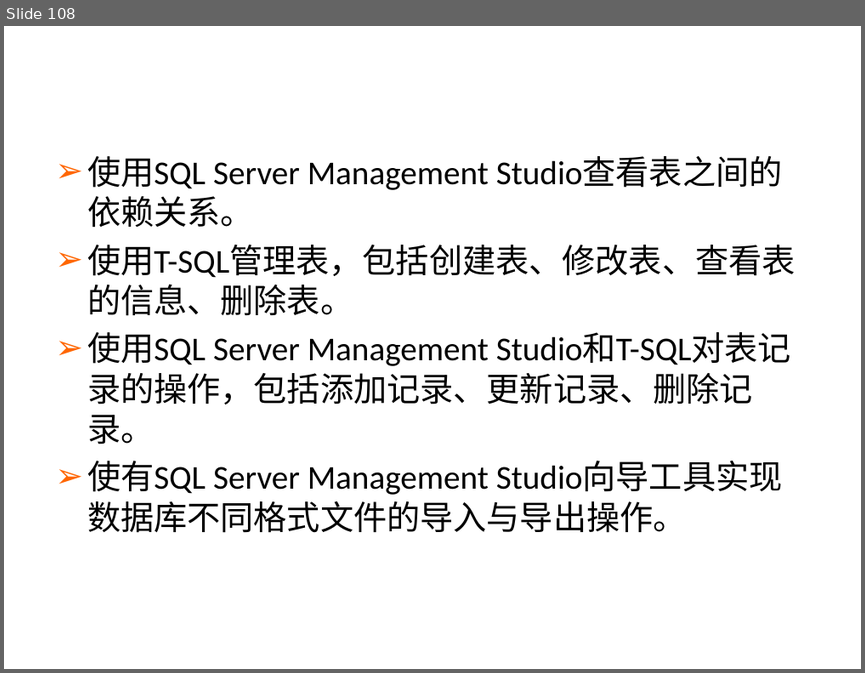
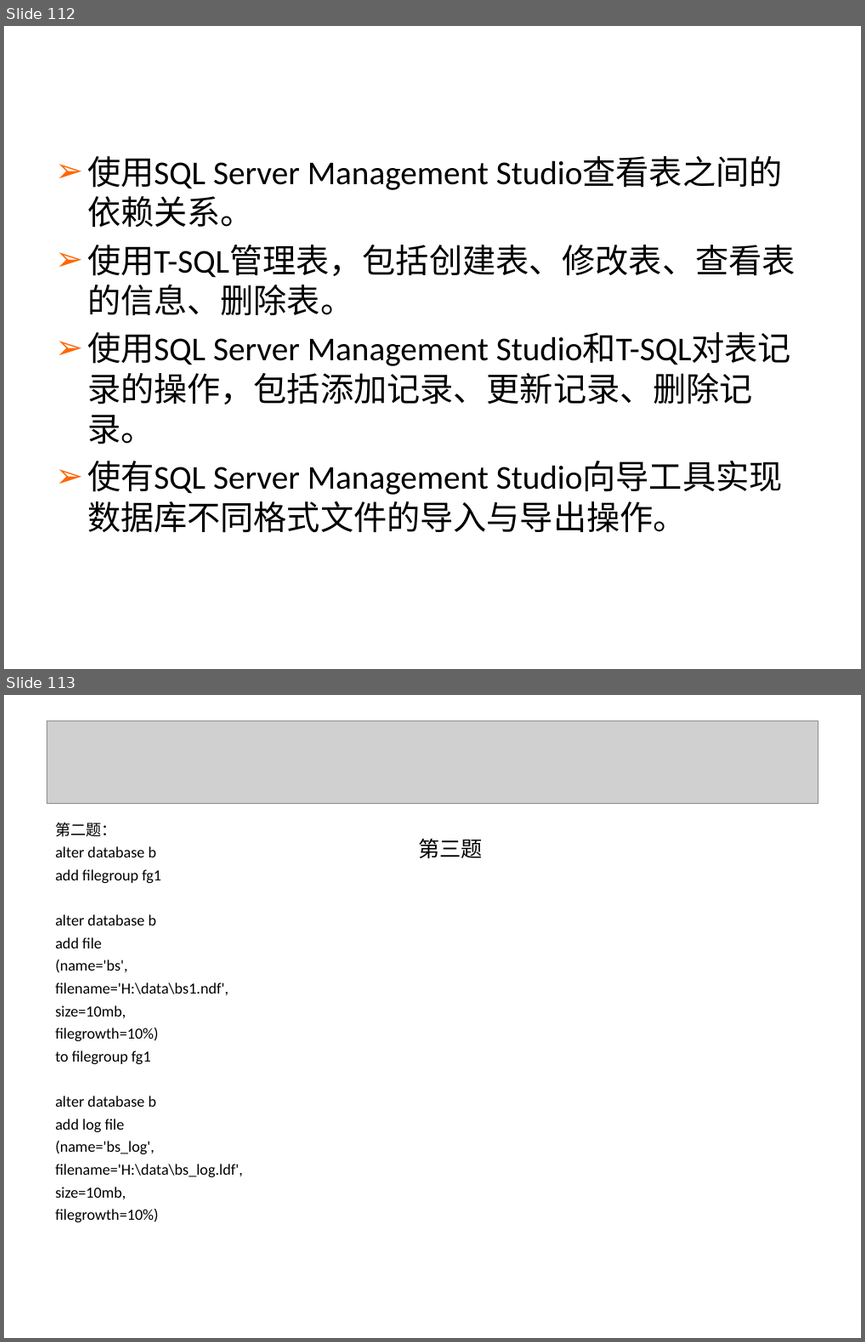
Before and after one commit to yuqingmao2019/MyWorkSpace, a slide deck: 数据库ppt/第4章 .ppt. Shown one above the other, each under a label of ours: slide 108 before the commit, slides 112 and 113 after it. The pictures are 865x673 and 865x1342 pixels, drawn with LibreOffice and Linux fonts; fonts in the diff are those of the drawing; grey boxes stand for pictures; background and template pictures are left out. Boxes give left, top, right and bottom in pixels: in the first picture for what was removed or moved away, otherwise in the second. Text is boxed around its words. In the diff, an @@ line names an element or a change of style, - is before the commit and + after.

```diff
--- a/数据库ppt/第4章 .ppt
+++ b/数据库ppt/第4章 .ppt
@@ slide 113 added at <box>4,695,861,1338</box>, background picture (left out) @@
@@ picture added at <box>46,721,818,803</box> @@
@@ text added at <box>55,822,243,1222</box>, 12.9 pt, text #000000 @@
+第二题：
+alter database b
+add filegroup fg1
+alter database b
+add file
+(name='bs',
+filename='H:\data\bs1.ndf',
+size=10mb,
+filegrowth=10%)
+to filegroup fg1
+alter database b
+add log file
+(name='bs_log',
+filename='H:\data\bs_log.ldf',
+size=10mb,
+filegrowth=10%)
@@ text added at <box>418,838,483,858</box>, 18 pt, text #000000 @@
+第三题
@@ what was slide 108 is now slide 112 @@
```
Also in this commit, not shown: 7 slides changed, 4 other slides added, 1 other file.
